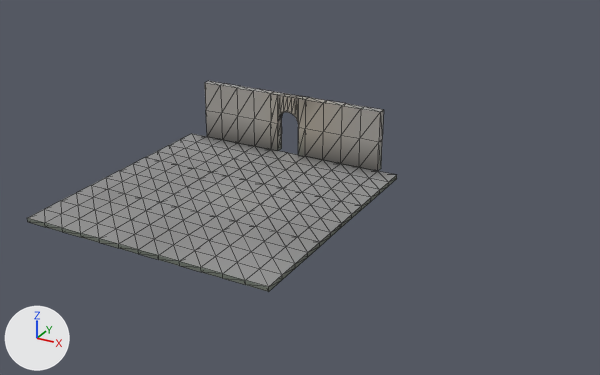
Renders of the glTF model assets/level/fixture/yard.glb from each side of a commit.
Rendered twice from a 50 mm camera at (19.7, -28.5, 15.5) aimed at (4.0, 0.1, 1.2). Arrows for +X, +Y and +Z are at lower left; the lights stay in place. The picture after the commit comes second. Mesh edges are drawn as thin lines.

The first picture shows 'north_wall_a', 'north_wall_b', 'north_wall_door', 'yard_floor_-4_-4', 'yard_floor_-4_0', 'yard_floor_-4_4', 'yard_floor_0_-4', 'yard_floor_0_0', 'yard_floor_0_4', 'yard_floor_4_-4', 'yard_floor_4_0', 'yard_floor_4_4'.
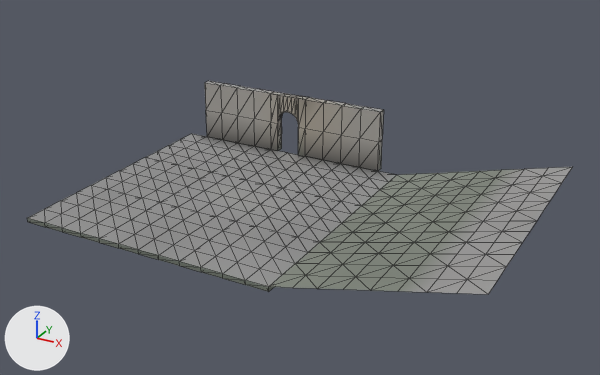
Location of each change, (x1, y1, x2, y2) in pixels of the pictures (600 x 375 px):
'bank', added: after (269, 167, 572, 294)

The change, as a list of edits to the scene's bpy script:
```text
Add mat_gravel:
    mat_gravel = bpy.data.materials.new('gravel')
    # nodes: BsdfPrincipled, Mix, OutputMaterial, VertexColor
    # colours: grey #a6a29b, mixed with the vertex colours
Add me_bank_001:
    me_bank_001.from_pydata(...)  # 117 vertices, 192 faces; spans x 6.0..14.0, y -6.0..6.0, z 0.0..2.0
    me_bank_001.materials.append(mat_gravel)
Add ob_bank:
    ob_bank = bpy.data.objects.new('bank', me_bank_001)
    ob_bank.location = (0.0, 0.0, 0.0)
```
